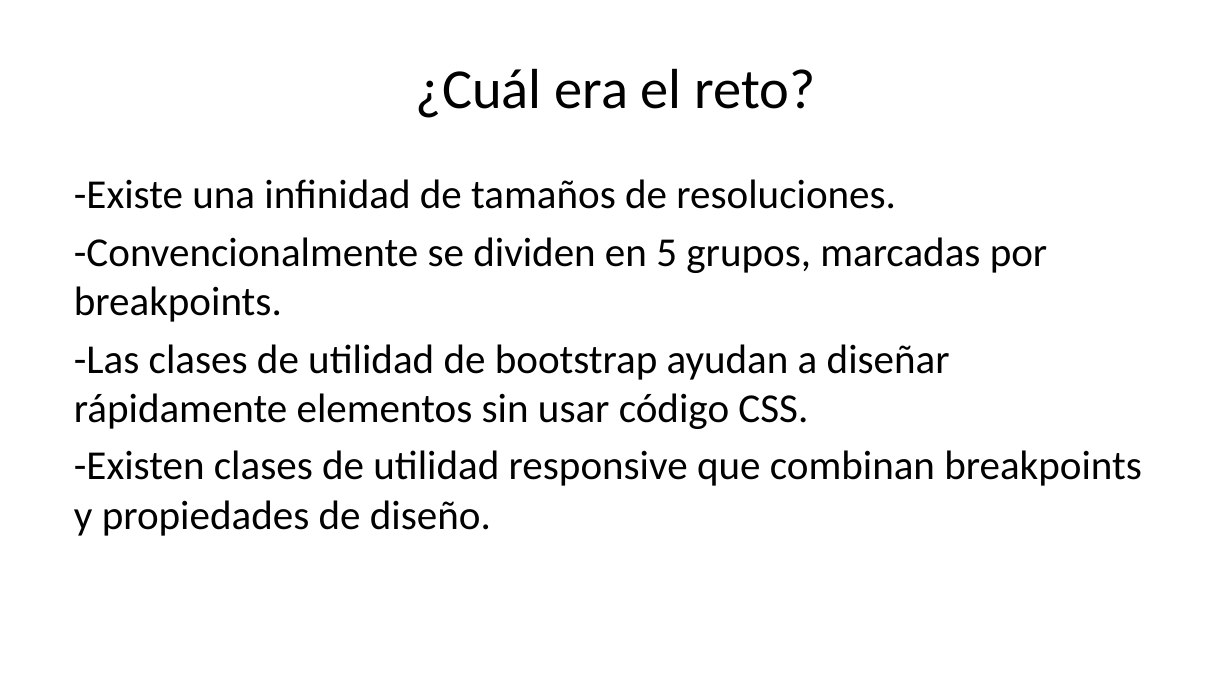
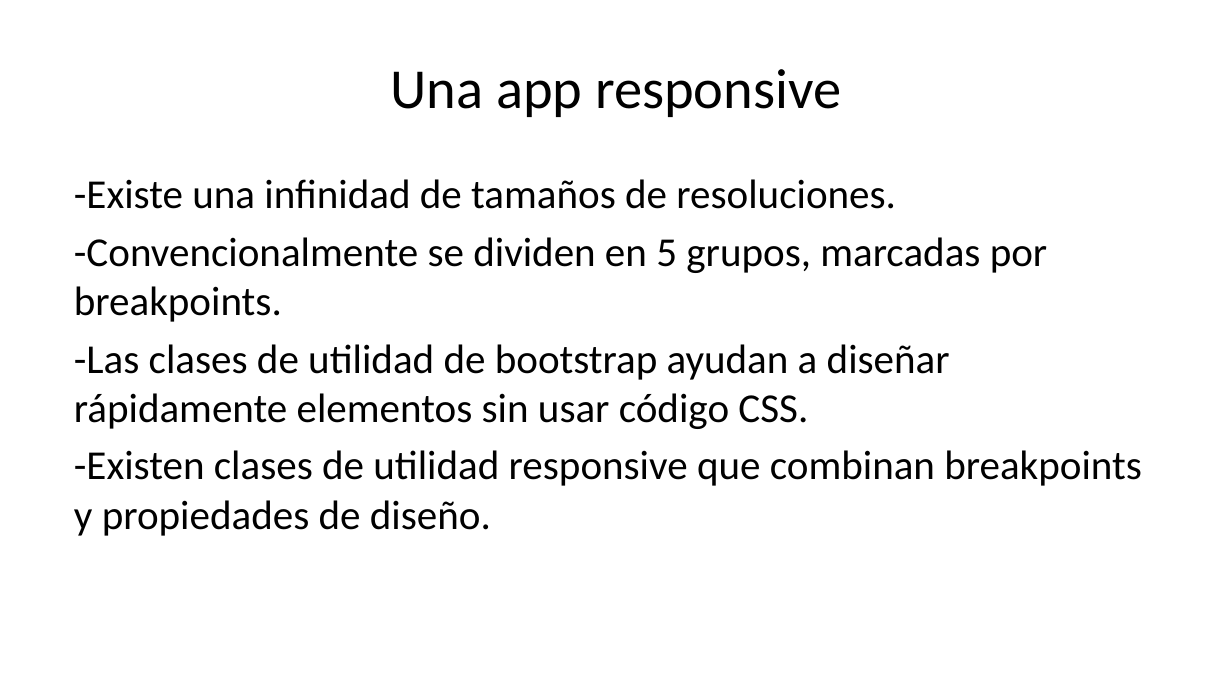
Before and after one commit to datacivica/ppt-huelladecuidados-LatinR, a slide deck: slide 5 of ppt-LatinR.pptx (slide 6 before the commit). Drawn at 1232x693 pixels with LibreOffice and Linux fonts; fonts in the diff are those of the drawing. Boxes give left, top, right and bottom in pixels: in the first picture for what was removed or moved away, otherwise in the second. Text is boxed around its words. In the diff, an @@ line names an element or a change of style, - is before the commit and + after.

```diff
--- a/ppt-LatinR.pptx
+++ b/ppt-LatinR.pptx
@@ title at (x1=390, y1=69, x2=841, y2=117): text changed @@
-¿Cuál era el reto?
+Una app responsive
```
Also in this commit, not shown: 1 slide added, 2 slides removed, 3 other files.
